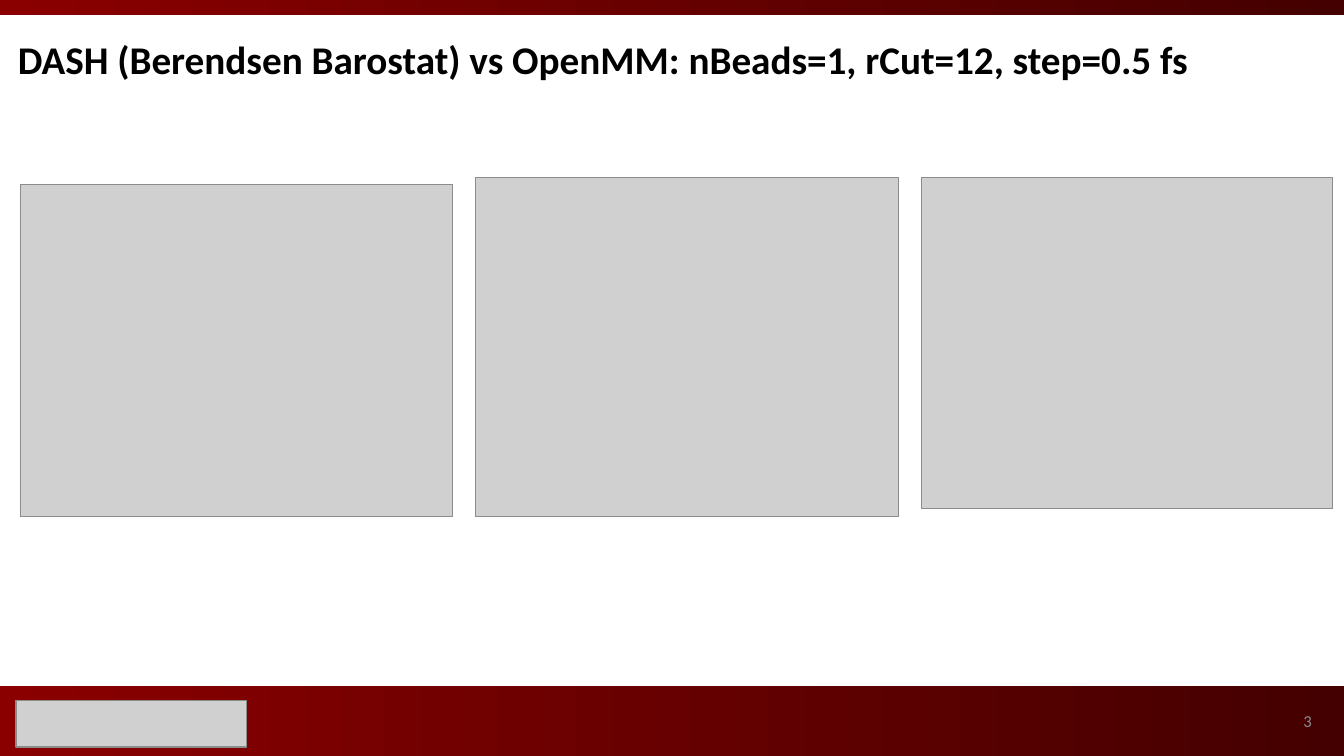
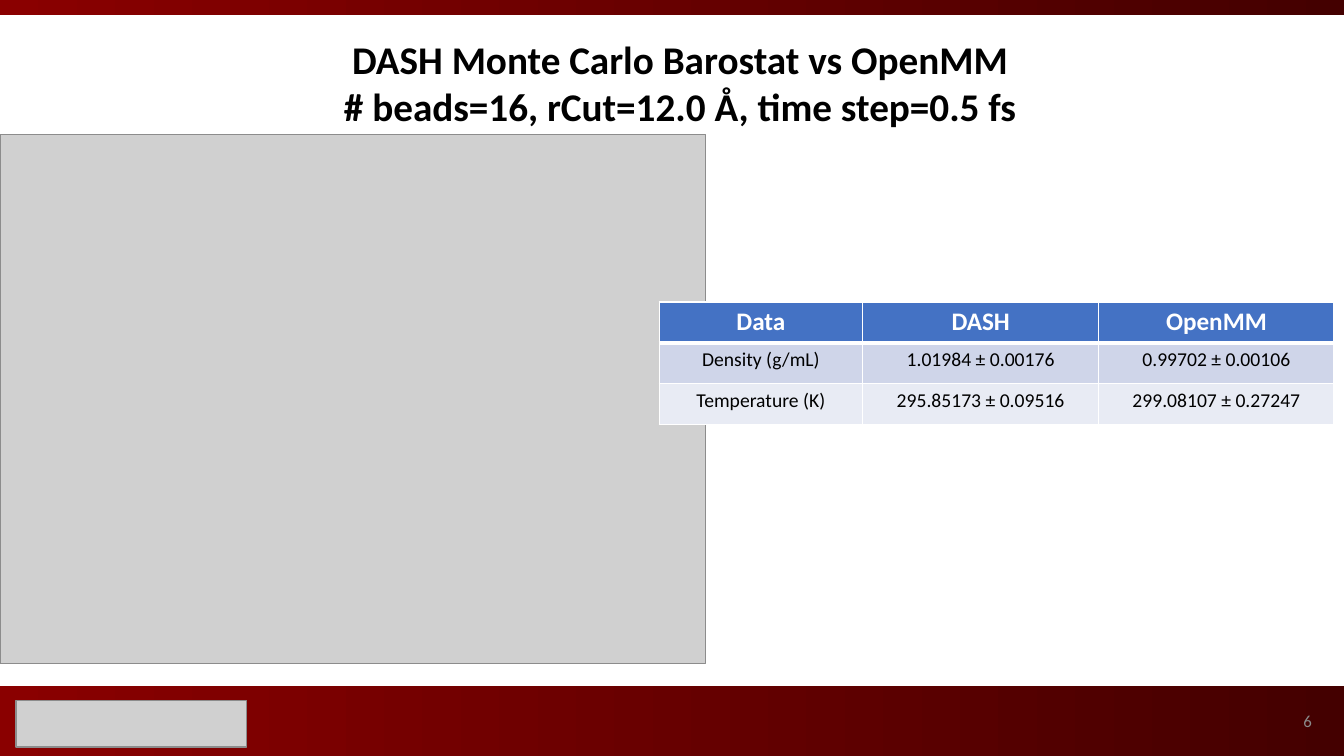
Before and after one commit to ks8/hexane-water, a slide deck: slide 6 of results-log/dePablo_update_10-5-2018.pptx (slide 3 before the commit). Drawn at 1344x756 pixels with LibreOffice and Linux fonts; fonts in the diff are those of the drawing; grey boxes stand for pictures. Boxes give left, top, right and bottom in pixels: in the first picture for what was removed or moved away, otherwise in the second. Text is boxed around its words. In the diff, an @@ line names an element or a change of style, - is before the commit and + after.

```diff
--- a/results-log/dePablo_update_10-5-2018.pptx
+++ b/results-log/dePablo_update_10-5-2018.pptx
@@ text at (x1=352, y1=46, x2=1016, y2=127): text changed @@
-DASH (Berendsen Barostat) vs OpenMM: nBeads=1, rCut=12, step=0.5 fs
+DASH Monte Carlo Barostat vs OpenMM
+# beads=16, rCut=12.0 Å, time step=0.5 fs
@@ picture added at (x1=0, y1=134, x2=706, y2=663) @@
@@ picture removed at (x1=475, y1=177, x2=898, y2=517) @@
@@ picture removed at (x1=922, y1=177, x2=1333, y2=509) @@
@@ picture removed at (x1=20, y1=185, x2=453, y2=517) @@
@@ table added at (x1=659, y1=302, x2=1334, y2=425), 3 rows, 3 columns @@
+Data | DASH | OpenMM
+Density (g/mL) | 1.01984 ± 0.00176 | 0.99702 ± 0.00106
+Temperature (K) | 295.85173 ± 0.09516 | 299.08107 ± 0.27247
@@ page number at (x1=1303, y1=716, x2=1311, y2=727): text changed @@
-3
+6
```
Also in this commit, not shown: 2 other slides changed, 15 slides added, 22 other files.
